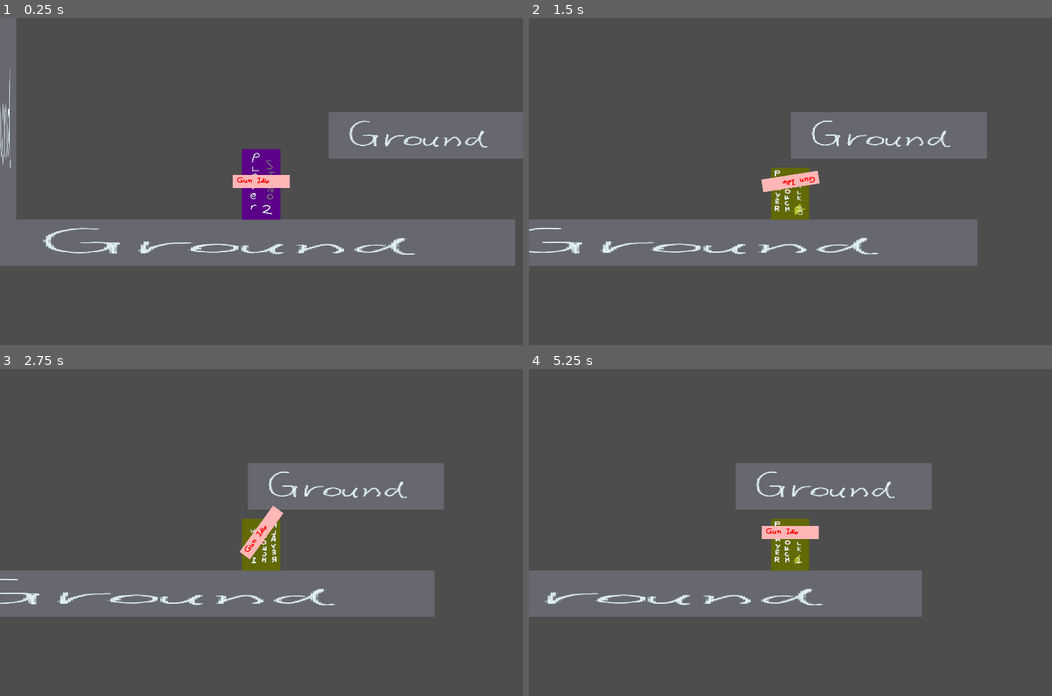
Above: before the commit, frames 1-4 (two rows, left to right).
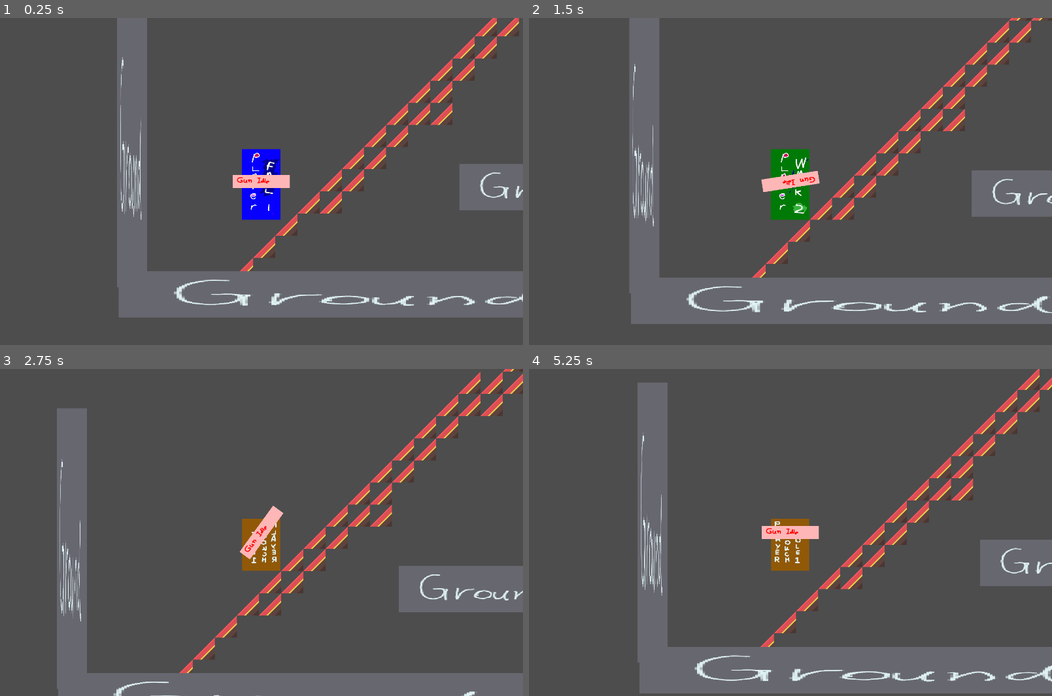
Above: after the commit, the same moments.

Repository: haruo-gabriel/portal2d
Game: Godot game, scene res://Scenes/Main/main.tscn
Same seed, same stepped clock (60 frames per second), same inputs: the game is played once before the commit and once after it.
Inputs (mouse positions are in pixels of both pictures, inside the frame that each line leads up to):
- Up to frame 1 (0.25 s): no input
- Up to frame 2 (1.5 s): move the mouse to (905, 165) at 0.52 s; hold Shift (crouch) 0.53-1.28 s; hold D (move_right) from 0.53 s (still down); tap Space (jump) at 0.77 s; move the mouse to (685, 197) at 1.27 s; tap Shift (crouch) at 1.35 s
- Up to frame 3 (2.75 s): tap Space (jump) at 1.52 s; move the mouse to (313, 460) at 2.02 s; release D (move_right) at 2.03 s; hold A (move_left) from 2.03 s (still down); hold Shift (crouch) from 2.03 s (still down)
- Up to frame 4 (5.25 s): move the mouse to (764, 597) at 2.77 s; release A (move_left) at 2.78 s; release Shift (crouch) at 2.78 s; hold D (move_right) 2.78-4.28 s; tap Shift (crouch) at 2.85, 4.35 s; tap Space (jump) at 3.02, 3.77, 4.52 s; move the mouse to (947, 581) at 3.52 s; hold Shift (crouch) 3.53-4.28 s; move the mouse to (633, 483) at 4.27 s; hold A (move_left) 4.28-5.03 s; move the mouse to (816, 532) at 5.02 s; hold D (move_right) from 5.03 s (still down); hold Shift (crouch) from 5.03 s (still down)

The runs differ from the first frame. In frame 1, 40% of the frame differs, in the area x 0-100%, y 0-92%; in frame 2, 37%; in frame 3, 31%; in frame 4, 35%.

Commit message:
Fixing physics problems
the players wasnt going to the falling state after leaping off a ledge

Diff:
--- a/godot project/Scenes/Main/main.tscn
+++ b/godot project/Scenes/Main/main.tscn
@@ -13,30 +13,39 @@
 1:0/0 = 0
 1:0/0/physics_layer_0/linear_velocity = Vector2(0, 0)
 1:0/0/physics_layer_0/angular_velocity = 0.0
+1:0/0/physics_layer_0/polygon_0/points = PackedVector2Array(-32, -32, 32, -32, 32, 32, -32, 32)
 2:0/0 = 0
 2:0/0/physics_layer_0/linear_velocity = Vector2(0, 0)
 2:0/0/physics_layer_0/angular_velocity = 0.0
+2:0/0/physics_layer_0/polygon_0/points = PackedVector2Array(-32, -32, 32, -32, 32, 32, -32, 32)
 3:0/0 = 0
 3:0/0/physics_layer_0/linear_velocity = Vector2(0, 0)
 3:0/0/physics_layer_0/angular_velocity = 0.0
+3:0/0/physics_layer_0/polygon_0/points = PackedVector2Array(-32, -32, 32, -32, 32, 32, -32, 32)
 4:0/0 = 0
 4:0/0/physics_layer_0/linear_velocity = Vector2(0, 0)
 4:0/0/physics_layer_0/angular_velocity = 0.0
+4:0/0/physics_layer_0/polygon_0/points = PackedVector2Array(-32, -32, 32, -32, 32, 32, -32, 32)
 5:0/0 = 0
 5:0/0/physics_layer_0/linear_velocity = Vector2(0, 0)
 5:0/0/physics_layer_0/angular_velocity = 0.0
+5:0/0/physics_layer_0/polygon_0/points = PackedVector2Array(-32, -32, 32, -32, 32, 32, -32, 32)
 6:0/0 = 0
 6:0/0/physics_layer_0/linear_velocity = Vector2(0, 0)
 6:0/0/physics_layer_0/angular_velocity = 0.0
+6:0/0/physics_layer_0/polygon_0/points = PackedVector2Array(-32, -32, 32, -32, 32, 32, -32, 32)
 7:0/0 = 0
 7:0/0/physics_layer_0/linear_velocity = Vector2(0, 0)
 7:0/0/physics_layer_0/angular_velocity = 0.0
+7:0/0/physics_layer_0/polygon_0/points = PackedVector2Array(-32, -32, 32, -32, 32, 32, -32, 32)
 8:0/0 = 0
 8:0/0/physics_layer_0/linear_velocity = Vector2(0, 0)
 8:0/0/physics_layer_0/angular_velocity = 0.0
+8:0/0/physics_layer_0/polygon_0/points = PackedVector2Array(-32, -32, 32, -32, 32, 32, -32, 32)
 9:0/0 = 0
 9:0/0/physics_layer_0/linear_velocity = Vector2(0, 0)
 9:0/0/physics_layer_0/angular_velocity = 0.0
+9:0/0/physics_layer_0/polygon_0/points = PackedVector2Array(-32, -32, 32, -32, 32, 32, -32, 32)
 10:0/0 = 0
 10:0/0/physics_layer_0/linear_velocity = Vector2(0, 0)
 10:0/0/physics_layer_0/angular_velocity = 0.0
@@ -79,27 +88,36 @@
 1:1/0 = 0
 1:1/0/physics_layer_0/linear_velocity = Vector2(0, 0)
 1:1/0/physics_layer_0/angular_velocity = 0.0
+1:1/0/physics_layer_0/polygon_0/points = PackedVector2Array(32, -32, 32, 32, -32, 32)
 2:1/0 = 0
 2:1/0/physics_layer_0/linear_velocity = Vector2(0, 0)
 2:1/0/physics_layer_0/angular_velocity = 0.0
+2:1/0/physics_layer_0/polygon_0/points = PackedVector2Array(-32, -32, 32, 32, -32, 32)
 3:1/0 = 0
 3:1/0/physics_layer_0/linear_velocity = Vector2(0, 0)
 3:1/0/physics_layer_0/angular_velocity = 0.0
+3:1/0/physics_layer_0/polygon_0/points = PackedVector2Array(32, -32, 32, 32, -32, 32)
 4:1/0 = 0
 4:1/0/physics_layer_0/linear_velocity = Vector2(0, 0)
 4:1/0/physics_layer_0/angular_velocity = 0.0
+4:1/0/physics_layer_0/polygon_0/points = PackedVector2Array(-32, -32, 32, 32, -32, 32)
 5:1/0 = 0
 5:1/0/physics_layer_0/linear_velocity = Vector2(0, 0)
 5:1/0/physics_layer_0/angular_velocity = 0.0
+5:1/0/physics_layer_0/polygon_0/points = PackedVector2Array(-32, -32, -32, 32, 0, 32, 0, -32)
 6:1/0 = 0
 6:1/0/physics_layer_0/linear_velocity = Vector2(0, 0)
 6:1/0/physics_layer_0/angular_velocity = 0.0
+6:1/0/physics_layer_0/polygon_0/points = PackedVector2Array(0, 32, 32, 32, 32, -32)
+6:1/0/physics_layer_0/polygon_1/points = PackedVector2Array(0, -32, 0, 32, 32, 32, 32, -32)
 7:1/0 = 0
 7:1/0/physics_layer_0/linear_velocity = Vector2(0, 0)
 7:1/0/physics_layer_0/angular_velocity = 0.0
+7:1/0/physics_layer_0/polygon_0/points = PackedVector2Array(-32, -32, -16, 0, 0, 16, 32, 32, 32, -32)
 8:1/0 = 0
 8:1/0/physics_layer_0/linear_velocity = Vector2(0, 0)
 8:1/0/physics_layer_0/angular_velocity = 0.0
+8:1/0/physics_layer_0/polygon_0/points = PackedVector2Array(-32, -32, -32, 32, 0, 16, 16, 0, 32, -32)
 9:1/0 = 0
 9:1/0/physics_layer_0/linear_velocity = Vector2(0, 0)
 9:1/0/physics_layer_0/angular_velocity = 0.0
@@ -145,27 +163,35 @@
 1:2/0 = 0
 1:2/0/physics_layer_0/linear_velocity = Vector2(0, 0)
 1:2/0/physics_layer_0/angular_velocity = 0.0
+1:2/0/physics_layer_0/polygon_0/points = PackedVector2Array(-32, -32, -32, 32, 32, 32, 32, -32)
 2:2/0 = 0
 2:2/0/physics_layer_0/linear_velocity = Vector2(0, 0)
 2:2/0/physics_layer_0/angular_velocity = 0.0
+2:2/0/physics_layer_0/polygon_0/points = PackedVector2Array(-32, -32, -32, 32, 32, 32, 32, -32)
 3:2/0 = 0
 3:2/0/physics_layer_0/linear_velocity = Vector2(0, 0)
 3:2/0/physics_layer_0/angular_velocity = 0.0
+3:2/0/physics_layer_0/polygon_0/points = PackedVector2Array(-32, -32, -32, 32, 32, 32, 32, -32)
 4:2/0 = 0
 4:2/0/physics_layer_0/linear_velocity = Vector2(0, 0)
 4:2/0/physics_layer_0/angular_velocity = 0.0
+4:2/0/physics_layer_0/polygon_0/points = PackedVector2Array(-32, -32, -32, 32, 32, 32, 32, -32)
 5:2/0 = 0
 5:2/0/physics_layer_0/linear_velocity = Vector2(0, 0)
 5:2/0/physics_layer_0/angular_velocity = 0.0
+5:2/0/physics_layer_0/polygon_0/points = PackedVector2Array(-32, -32, -32, 32, 32, 32, 32, -32)
 6:2/0 = 0
 6:2/0/physics_layer_0/linear_velocity = Vector2(0, 0)
 6:2/0/physics_layer_0/angular_velocity = 0.0
+6:2/0/physics_layer_0/polygon_0/points = PackedVector2Array(-32, -32, -32, 32, 32, 32, 32, -32)
 7:2/0 = 0
 7:2/0/physics_layer_0/linear_velocity = Vector2(0, 0)
 7:2/0/physics_layer_0/angular_velocity = 0.0
+7:2/0/physics_layer_0/polygon_0/points = PackedVector2Array(-32, -32, 32, 32, 32, -32)
 8:2/0 = 0
 8:2/0/physics_layer_0/linear_velocity = Vector2(0, 0)
 8:2/0/physics_layer_0/angular_velocity = 0.0
+8:2/0/physics_layer_0/polygon_0/points = PackedVector2Array(-32, -32, -32, 32, 32, -32)
 9:2/0 = 0
 9:2/0/physics_layer_0/linear_velocity = Vector2(0, 0)
 9:2/0/physics_layer_0/angular_velocity = 0.0
@@ -800,7 +826,6 @@
 [sub_resource type="TileSet" id="TileSet_7teep"]
 tile_size = Vector2i(64, 64)
 physics_layer_0/collision_layer = 1
-terrain_set_0/mode = 0
 sources/2 = SubResource("TileSetAtlasSource_753bf")
 
 [sub_resource type="RectangleShape2D" id="RectangleShape2D_e83n2"]
@@ -817,6 +842,7 @@
 [node name="TileMap" type="TileMap" parent="."]
 tile_set = SubResource("TileSet_7teep")
 format = 2
+layer_0/tile_data = PackedInt32Array(786437, 196610, 1, 720902, 196610, 1, 655367, 196610, 1, 589833, 196610, 1, 589832, 196610, 1, 524297, 196610, 1, 524298, 196610, 1, 458762, 196610, 1, 458763, 196610, 1, 393227, 196610, 1, 393228, 196610, 1, 327693, 196610, 1, 327694, 196610, 1, 262158, 196610, 1, 262157, 196610, 1, 327692, 196610, 1, 196622, 196610, 1, 196623, 196610, 1, 131087, 196610, 1, 131088, 196610, 1, 65552, 196610, 1, 65553, 196610, 1, 18, 196610, 1, 19, 196610, 1, -65517, 196610, 1, -65516, 196610, 1, -131052, 196610, 1, -131051, 196610, 1, -65518, 196610, 1, 17, 196610, 1)
 
 [node name="Platform" type="StaticBody2D" parent="."]
 position = Vector2(1356, 745)
@@ -855,4 +881,4 @@
 shape = SubResource("RectangleShape2D_1q85x")
 
 [node name="Player" parent="." instance=ExtResource("2_rsmok")]
-position = Vector2(786, 810)
+position = Vector2(408, 608)
--- a/godot project/Scenes/Player/Scripts/States/idle.gd
+++ b/godot project/Scenes/Player/Scripts/States/idle.gd
@@ -5,11 +5,14 @@
 func enter() -> void:
 	animation.play("Idle")
 
-func physics_update(_delta: float) -> void:
+func physics_update(delta: float) -> void:
 
 	if try_basic_change():
 		return
 
+	if not player_stats.is_on_floor:
+		player_stats.velocity.y += delta * gravity
+
 	if player_stats.direction and not player.move_and_collide(Vector2(player_stats.direction, 0), true):
 		transitioned.emit(self, "walking")
 		return
--- a/godot project/Scenes/Player/Scripts/States/jumping.gd
+++ b/godot project/Scenes/Player/Scripts/States/jumping.gd
@@ -24,7 +24,8 @@
 	if try_basic_change():
 		return
 
-	player_stats.velocity.y += gravity * delta
+	if not player_stats.is_on_floor:
+		player_stats.velocity.y += delta * gravity
 
 	var step: float = constants.HORIZONTAL_ACCELERATION * constants.IN_AIR_MULTIPLIER
 	var new_speed: float = player_stats.direction * constants.WALKING_SPEED
--- a/godot project/Scenes/Player/Scripts/States/walking.gd
+++ b/godot project/Scenes/Player/Scripts/States/walking.gd
@@ -6,10 +6,13 @@
 	animation.play("Walk")
 	player_stats.velocity += Vector2(.001, 0)
 
-func physics_update(_delta: float) -> void:
+func physics_update(delta: float) -> void:
 
 	if try_basic_change():
 		return
+
+	if not player_stats.is_on_floor:
+		player_stats.velocity.y += delta * gravity
 
 	if player_stats.direction:
 
--- a/godot project/Scenes/Player/Scripts/player_state.gd
+++ b/godot project/Scenes/Player/Scripts/player_state.gd
@@ -12,6 +12,8 @@
 
 func check_basic_change() -> String:
 
+	print(player_stats.is_on_floor, player.velocity)
+
 	if player_stats.jumped:
 		return "jumping"
 
@@ -21,7 +23,7 @@
 	if player_stats.velocity.x and player_stats.is_on_floor:
 		return "walking"
 
-	if player_stats.velocity.y < 0: # If current state is "falling", this should be ignored
+	if not player_stats.is_on_floor and player_stats.velocity.y >= 0: # If current state is "falling", this should be ignored
 		return "falling"
 
 	return ""
